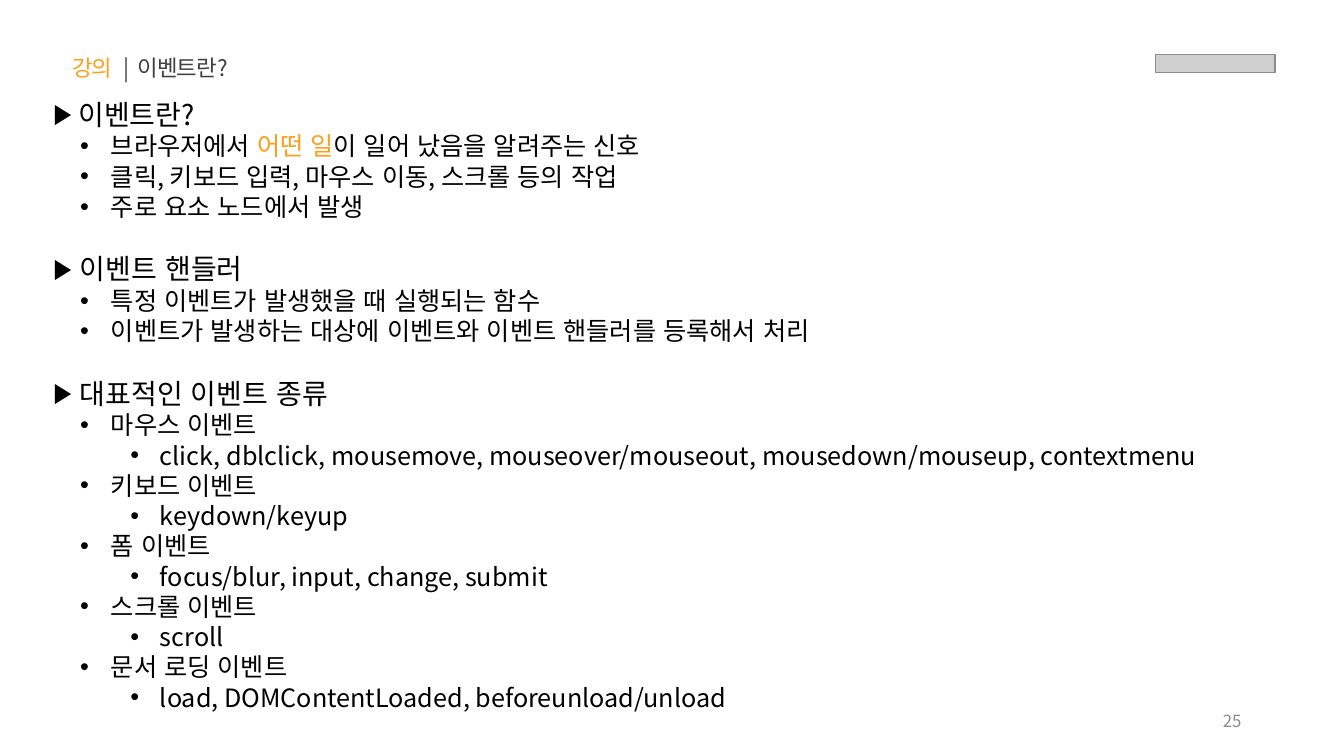
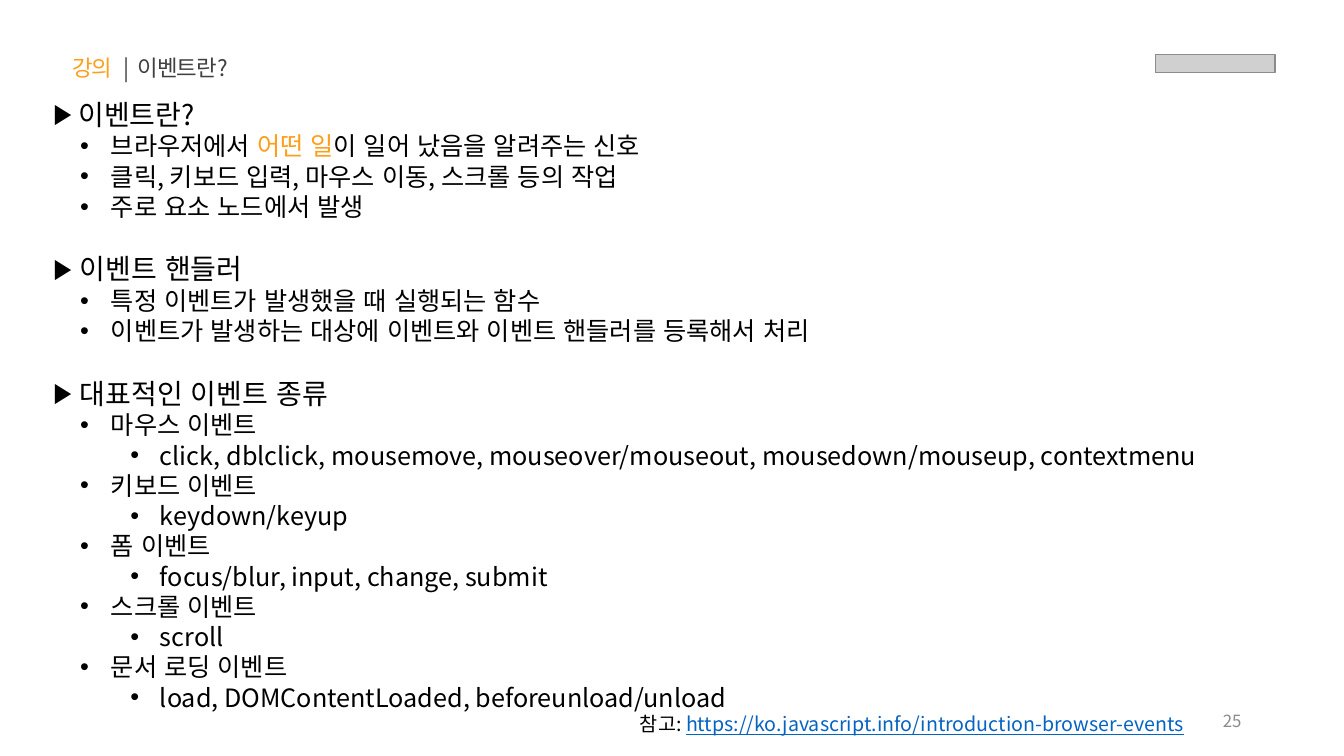
Before and after one commit to yebin-jeong/learn-js, a slide deck: slide 25 of PPT/05.자바스크립트 - 클라이언트 사이드(Event, DOM, Ajax, Web APIs).pptx. Drawn at 1344x756 pixels with LibreOffice and Linux fonts; fonts in the diff are those of the drawing; grey boxes stand for pictures. Boxes give left, top, right and bottom in pixels: in the first picture for what was removed or moved away, otherwise in the second. Text is boxed around its words. In the diff, an @@ line names an element or a change of style, - is before the commit and + after.

```diff
--- a/PPT/05.자바스크립트 - 클라이언트 사이드(Event, DOM, Ajax, Web APIs).pptx
+++ b/PPT/05.자바스크립트 - 클라이언트 사이드(Event, DOM, Ajax, Web APIs).pptx
@@ text added at (640,714,1184,736), 14 pt, text #0563C1, underline @@
+참고: https://ko.javascript.info/introduction-browser-events
```
Also in this commit, not shown: 32 other slides changed.
